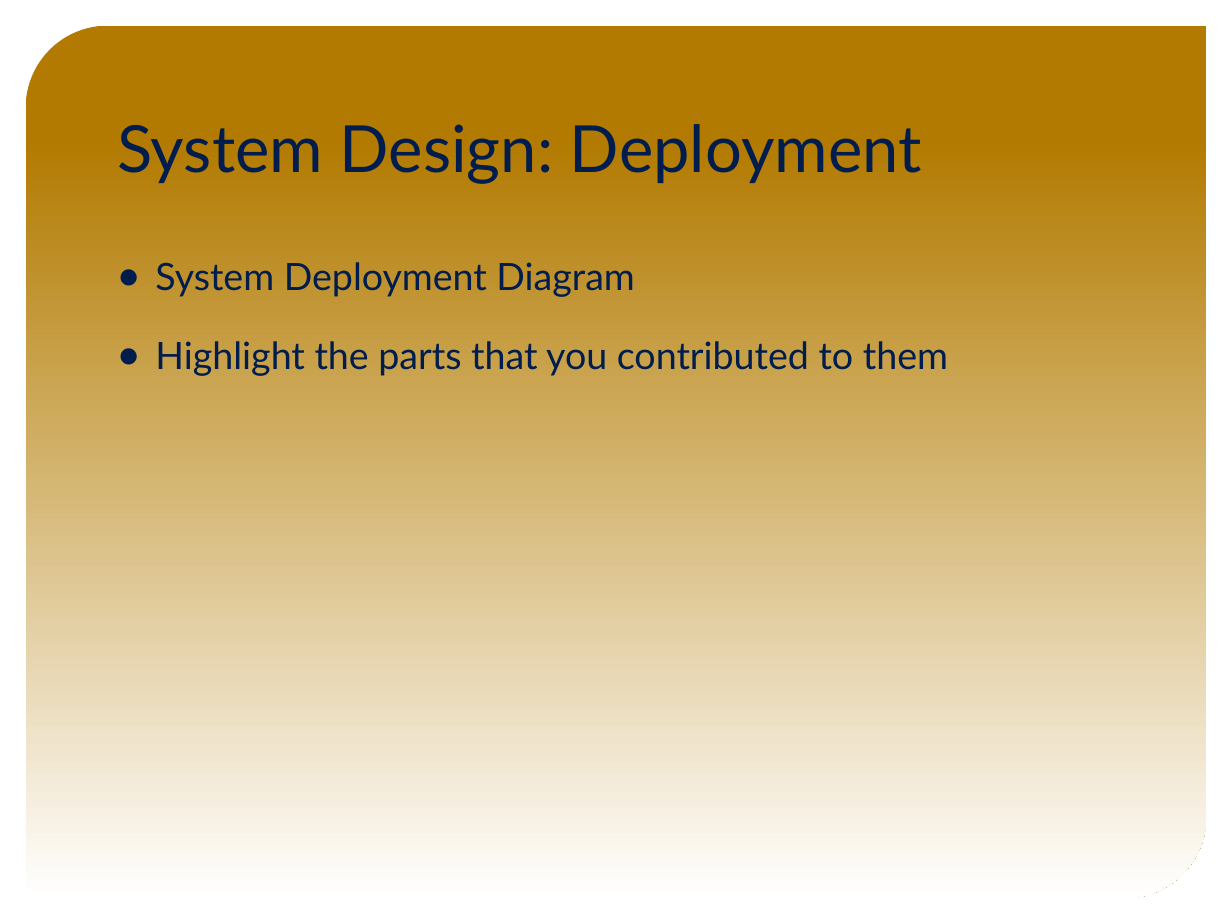
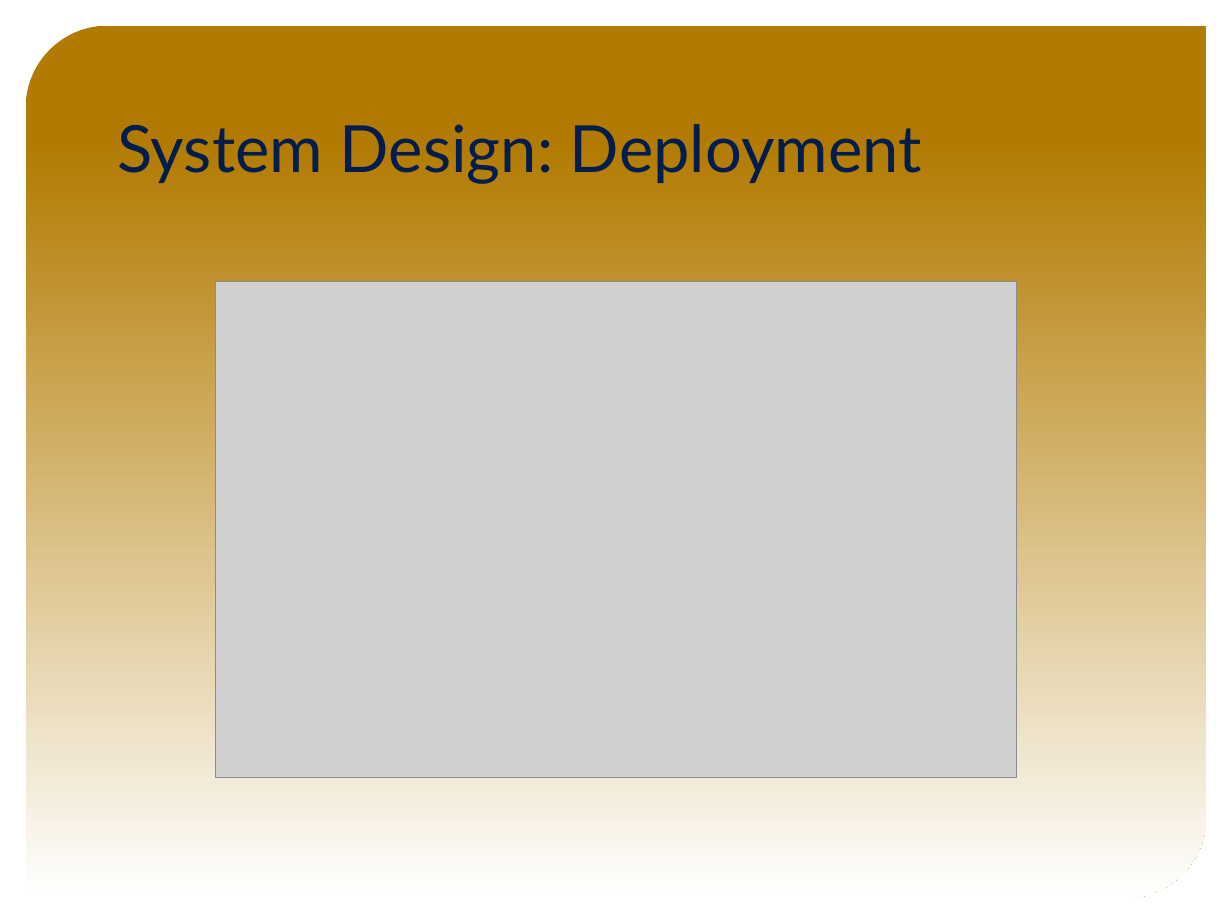
Before and after one commit to FIU-SCIS-Senior-Projects/VIP-Website-7.0, a slide deck: slide 15 of Presentation Slides/Final Presentation Slides.pptx (slide 8 before the commit). Drawn at 1232x924 pixels with LibreOffice and Linux fonts; fonts in the diff are those of the drawing; grey boxes stand for pictures; background and template pictures are left out. Boxes give left, top, right and bottom in pixels: in the first picture for what was removed or moved away, otherwise in the second. Text is boxed around its words. In the diff, an @@ line names an element or a change of style, - is before the commit and + after.

```diff
--- a/Presentation Slides/Final Presentation Slides.pptx
+++ b/Presentation Slides/Final Presentation Slides.pptx
@@ text removed at (x1=155, y1=262, x2=948, y2=376) @@
-● System Deployment Diagram
-● Highlight the parts that you contributed to them
@@ picture added at (x1=216, y1=282, x2=1016, y2=779) @@
```
Also in this commit, not shown: 5 other slides changed, 11 slides added, 6 slides removed, 1 other file.
